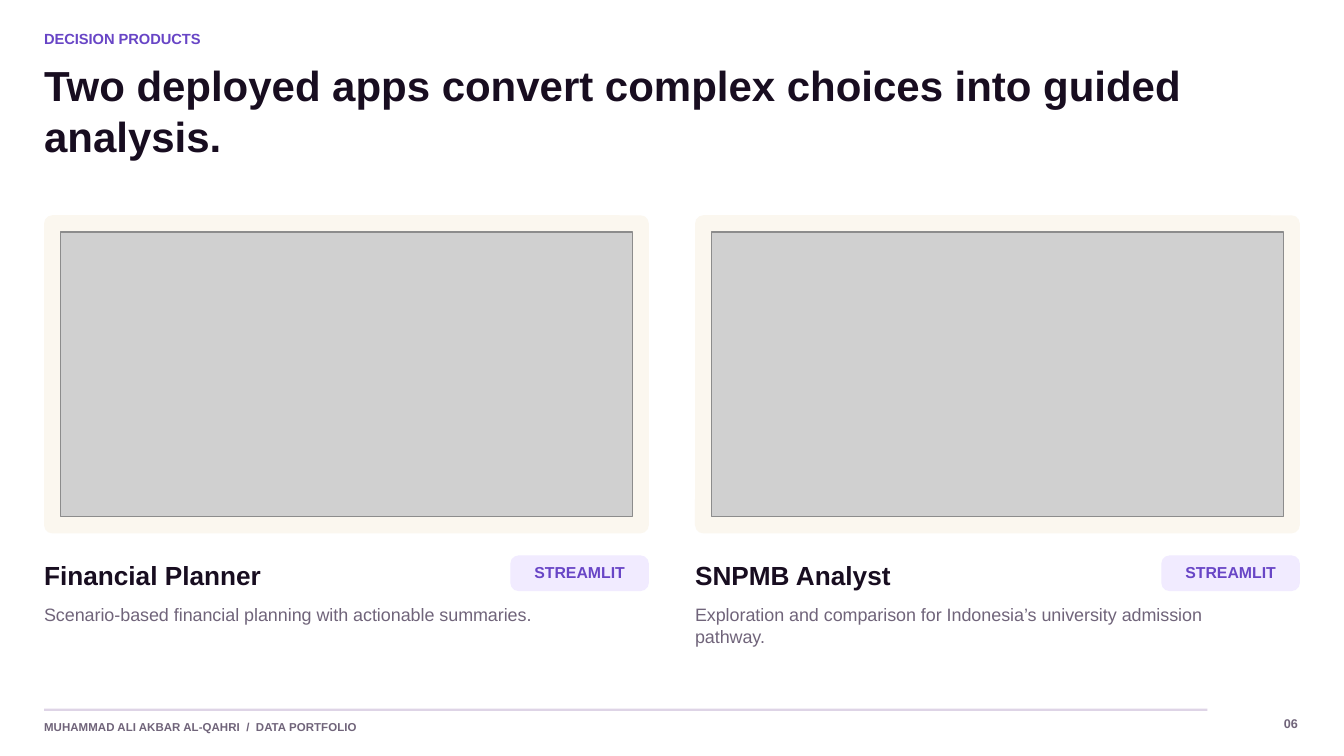
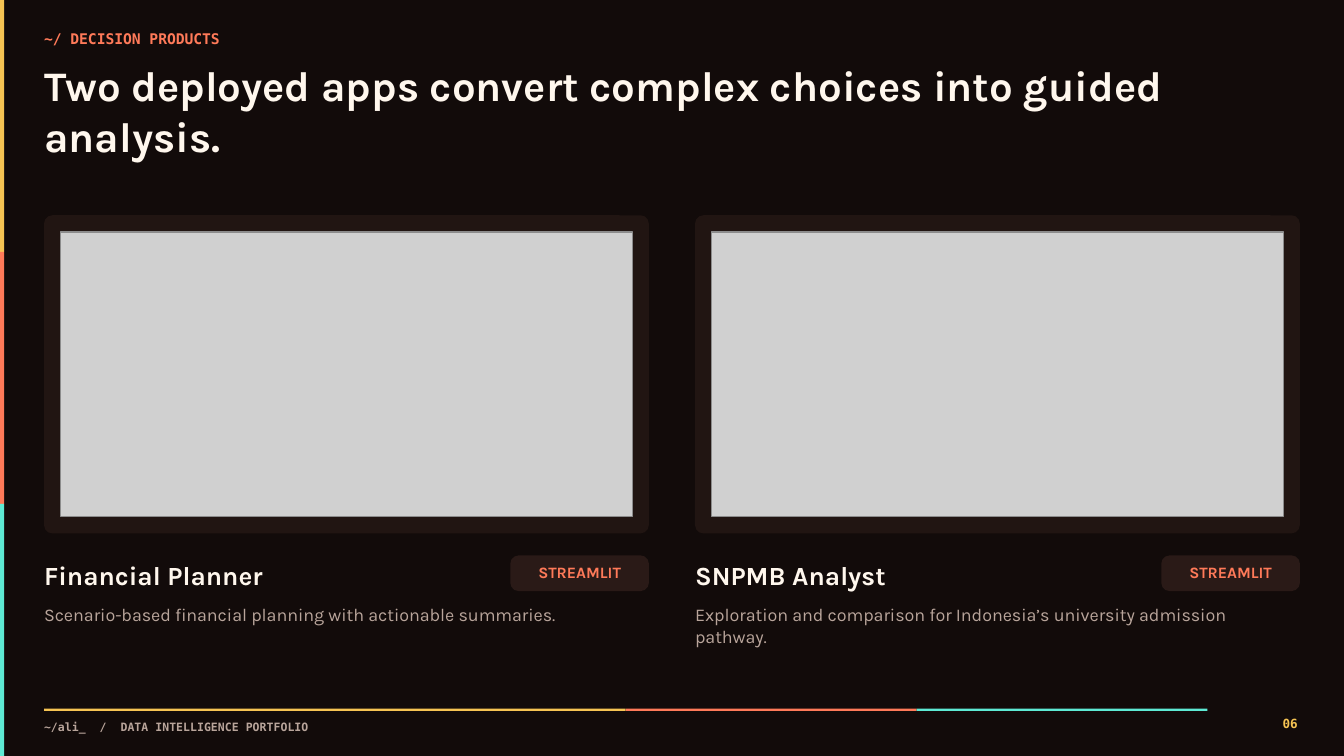
Before and after one commit to akbaralqahri/portofolio, a slide deck: slide 6 of outputs/Muhammad_Ali_Akbar_Al-Qahri_Portfolio.pptx. Drawn at 1344x756 pixels with LibreOffice and Linux fonts; fonts in the diff are those of the drawing; grey boxes stand for pictures. Boxes give left, top, right and bottom in pixels: in the first picture for what was removed or moved away, otherwise in the second. Text is boxed around its words. In the diff, an @@ line names an element or a change of style, - is before the commit and + after.

```diff
--- a/outputs/Muhammad_Ali_Akbar_Al-Qahri_Portfolio.pptx
+++ b/outputs/Muhammad_Ali_Akbar_Al-Qahri_Portfolio.pptx
@@ rectangle added at [0,0,1344,756], fill #120B0A @@
@@ rectangle added at [0,0,4,252], fill #F6C453 @@
@@ text at [70,33,219,45]: text changed; font Arial to DejaVu Sans Mono; text colour #6845C6 to #FF7A59 @@
-DECISION PRODUCTS
+~/ DECISION PRODUCTS
@@ rounded rectangle at [44,216,649,534]: fill #FBF7EF to #211512 @@
@@ rounded rectangle at [696,216,1301,534]: fill #FBF7EF to #211512 @@
@@ rectangle added at [0,252,4,504], fill #FF7A59 @@
@@ rectangle added at [0,504,4,756], fill #5EEAD4 @@
@@ rounded rectangle at [510,556,649,591]: fill #F1EBFF to #2A1A17 @@
@@ text "STREAMLIT" at [538,567,621,578]: font Arial to Karla, text colour #6845C6 to #FF7A59 @@
@@ font Arial to Karla, text colour #180D20 to #FFF7ED in 3 elements at [44,71,1162,163], [44,566,262,586], [695,567,885,592] @@
@@ rounded rectangle at [1162,556,1301,591]: fill #F1EBFF to #2A1A17 @@
@@ text "STREAMLIT" at [1189,567,1272,578]: font Arial to Karla, text colour #6845C6 to #FF7A59 @@
@@ text "Scenario-based financial planning with actionable ..." at [44,608,556,626]: font Arial to Karla, text colour #70647A to #B9A59B @@
@@ text "Exploration and comparison for Indonesia’s ..." at [695,608,1226,648]: font Arial to Karla, text colour #70647A to #B9A59B @@
@@ rectangle removed at [44,709,1208,711] @@
@@ rectangle added at [44,709,626,711], fill #F6C453 @@
@@ rectangle added at [626,709,918,711], fill #FF7A59 @@
@@ rectangle added at [917,709,1208,711], fill #5EEAD4 @@
@@ text "06" at [1283,718,1298,728]: font Arial to DejaVu Sans Mono, text colour #70647A to #F6C453 @@
@@ text at [44,722,309,734]: text changed; font Arial to DejaVu Sans Mono; text colour #70647A to #B9A59B @@
-MUHAMMAD ALI AKBAR AL-QAHRI / DATA PORTFOLIO
+~/ali_ / DATA INTELLIGENCE PORTFOLIO
```
Also in this commit, not shown: 10 other slides changed, 4 other files.
